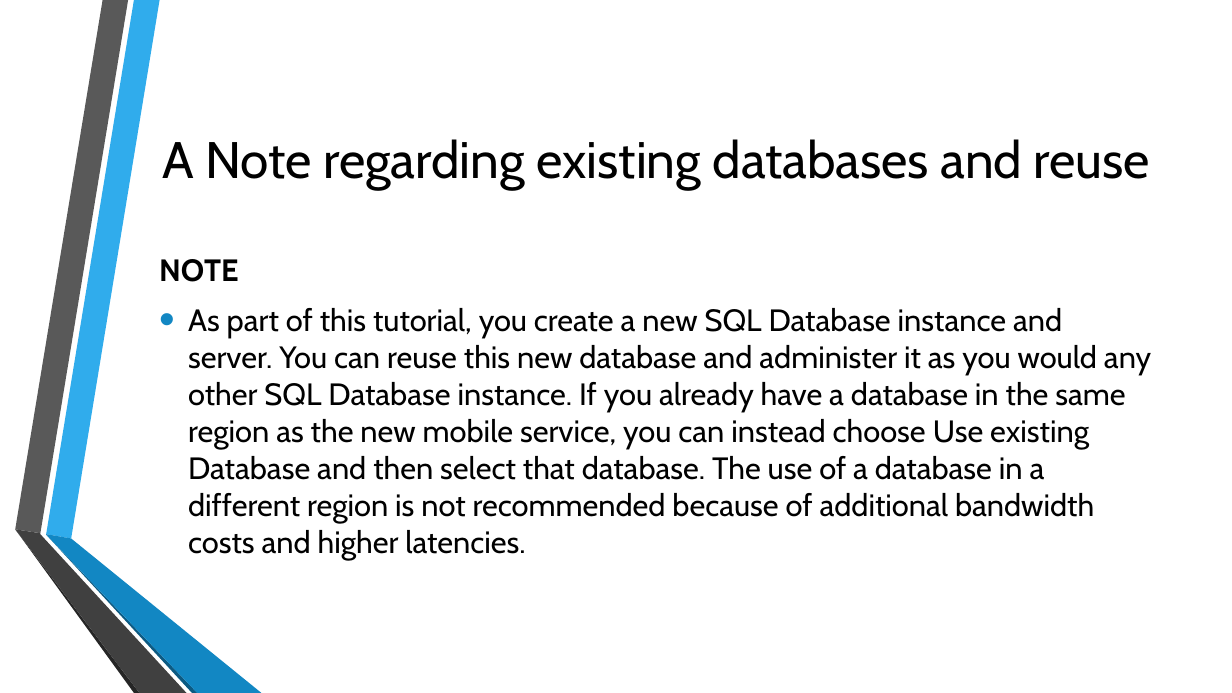
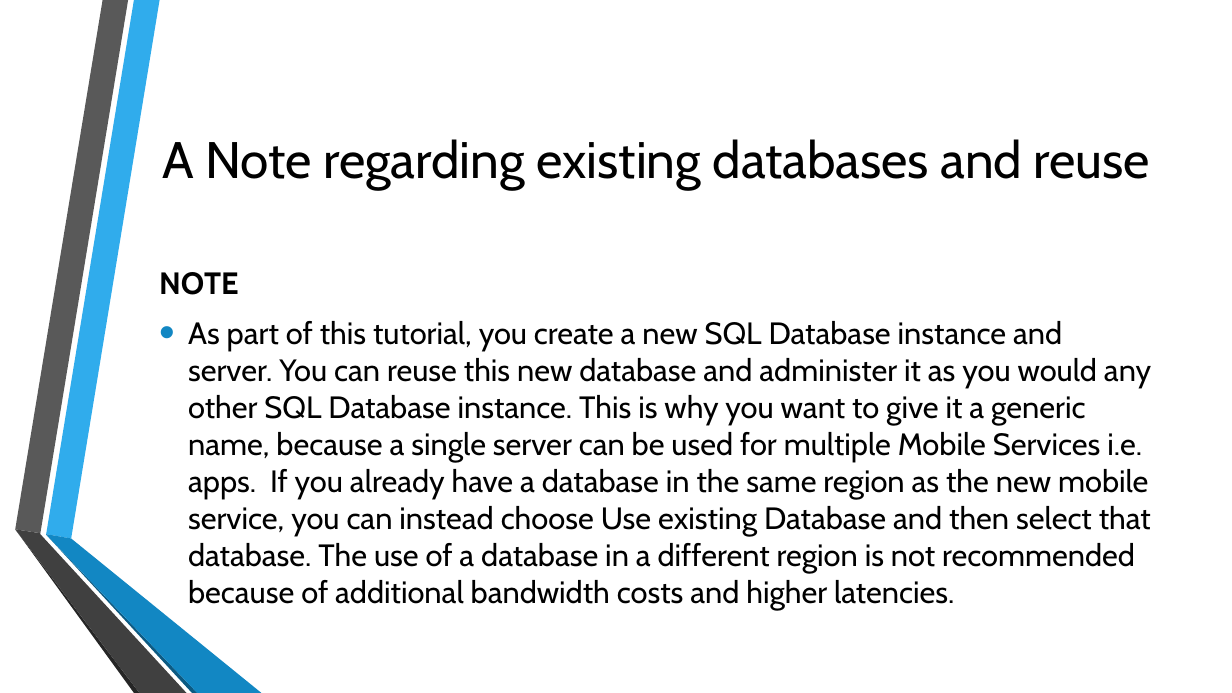
Before and after one commit to toolboc/XPlatformCloudKit, a slide deck: slide 13 of XPlatformCloudkit.pptx. Drawn at 1232x693 pixels with LibreOffice and Linux fonts; fonts in the diff are those of the drawing; background and template pictures are left out. Boxes give left, top, right and bottom in pixels: in the first picture for what was removed or moved away, otherwise in the second. Text is boxed around its words. In the diff, an @@ line names an element or a change of style, - is before the commit and + after.

Commit message:
Updated Slides

```diff
--- a/XPlatformCloudkit.pptx
+++ b/XPlatformCloudkit.pptx
@@ text at <box>188,321,1151,610</box>: text changed @@
-• As part of this tutorial, you create a new SQL Database instance and server. You can reuse this new database and administer it as you would any other SQL Database instance. If you already have a database in the same region as the new mobile service, you can instead choose Use existing Database and then select that database. The use of a database in a different region is not recommended because of additional bandwidth costs and higher latencies.
+• As part of this tutorial, you create a new SQL Database instance and server. You can reuse this new database and administer it as you would any other SQL Database instance. This is why you want to give it a generic name, because a single server can be used for multiple Mobile Services i.e. apps. If you already have a database in the same region as the new mobile service, you can instead choose Use existing Database and then select that database. The use of a database in a different region is not recommended because of additional bandwidth costs and higher latencies.
```
